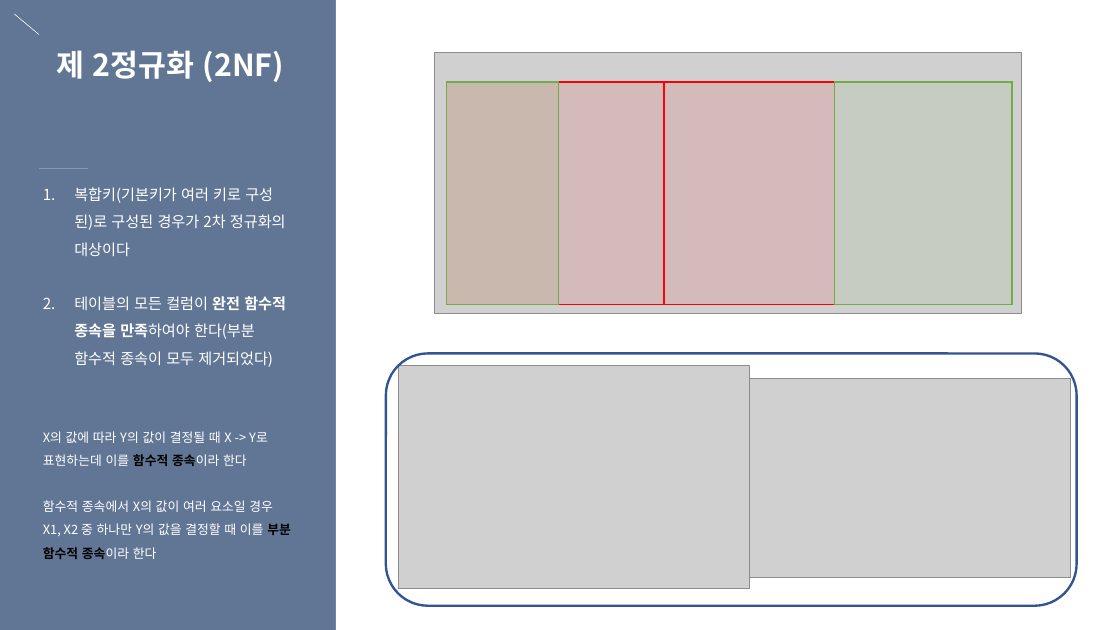
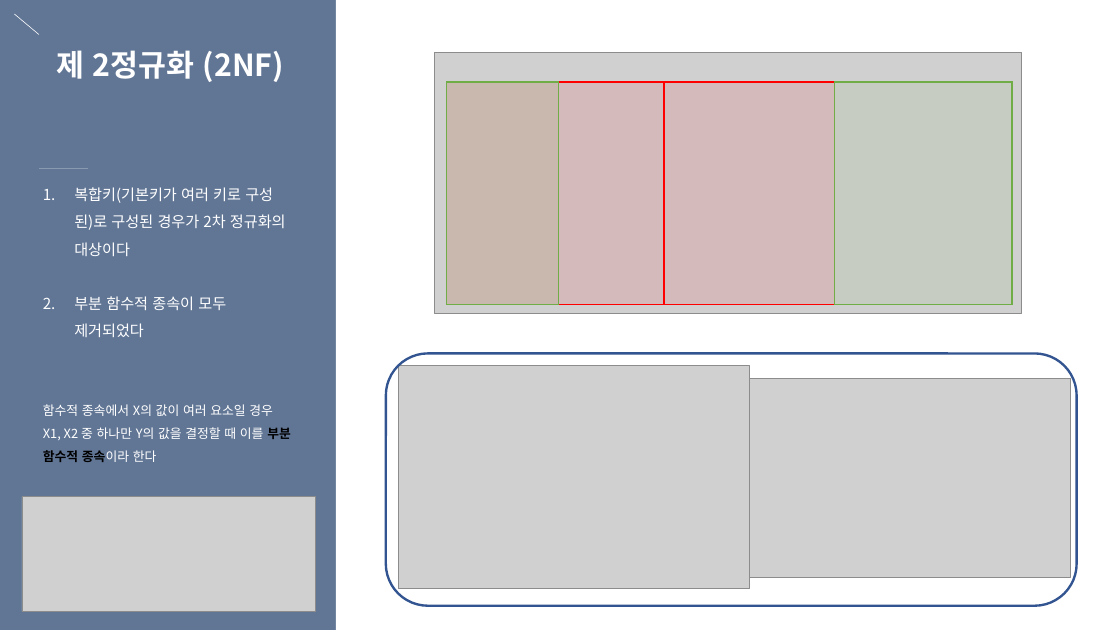
Before and after one commit to eunbee-kim/dmsql1471, a slide deck: slide 4 of 교육/5주차_DB정규화_반정규화_서버인증_세션과쿠키.pptx. Drawn at 1120x630 pixels with LibreOffice and Linux fonts; fonts in the diff are those of the drawing; grey boxes stand for pictures. Boxes give left, top, right and bottom in pixels: in the first picture for what was removed or moved away, otherwise in the second. Text is boxed around its words. In the diff, an @@ line names an element or a change of style, - is before the commit and + after.

```diff
--- a/교육/5주차_DB정규화_반정규화_서버인증_세션과쿠키.pptx
+++ b/교육/5주차_DB정규화_반정규화_서버인증_세션과쿠키.pptx
@@ text at [74, 296, 226, 337]: text changed @@
-2. 테이블의 모든 컬럼이 완전 함수적 종속을 만족하여야 한다(부분 함수적 종속이 모두 제거되었다)
-X의 값에 따라 Y의 값이 결정될 때 X -> Y로 표현하는데 이를 함수적 종속이라 한다
+2. 부분 함수적 종속이 모두 제거되었다
@@ picture added at [22, 497, 315, 612] @@
```
Also in this commit, not shown: 3 other slides changed, 5 slides added, 3 other files.
